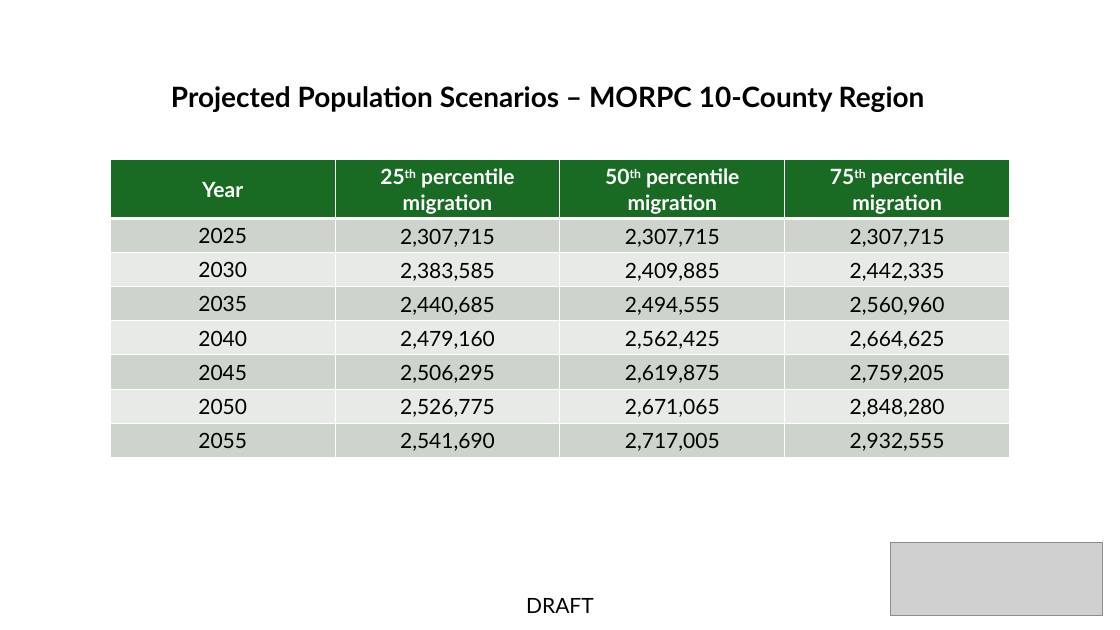
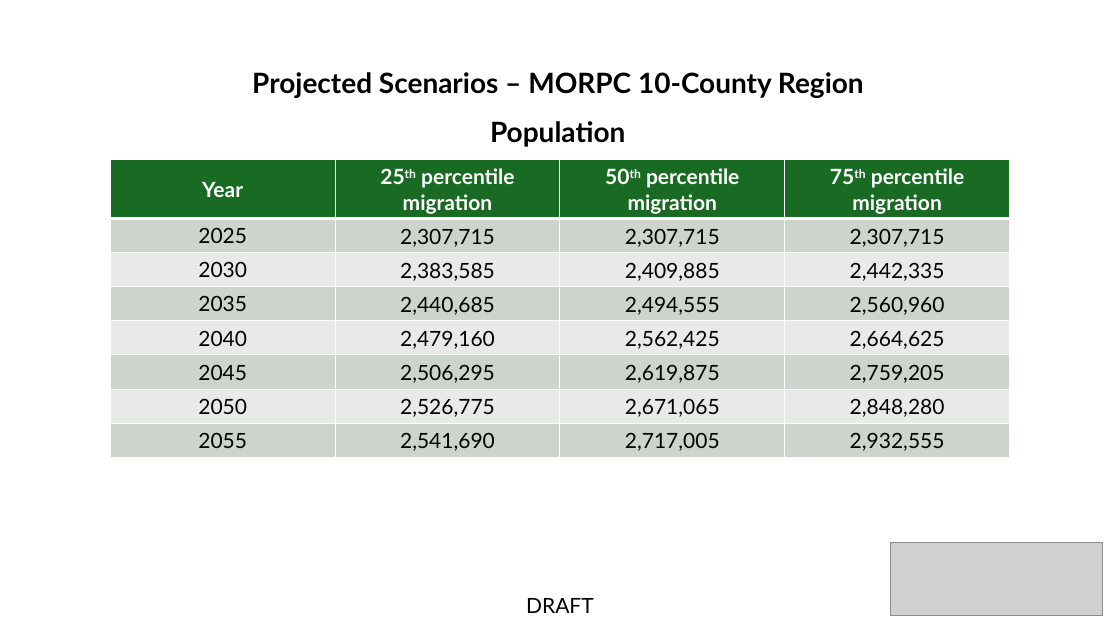
Before and after one commit to morpc/morpc-county-controls, a slide deck: slide 71 of deliverables/MORPC County Projections.pptx (slide 37 before the commit). Drawn at 1120x630 pixels with LibreOffice and Linux fonts; fonts in the diff are those of the drawing; grey boxes stand for pictures. Boxes give left, top, right and bottom in pixels: in the first picture for what was removed or moved away, otherwise in the second. Text is boxed around its words. In the diff, an @@ line names an element or a change of style, - is before the commit and + after.

```diff
--- a/deliverables/MORPC County Projections.pptx
+++ b/deliverables/MORPC County Projections.pptx
@@ text at <box>252,72,864,98</box>: text changed @@
-Projected Population Scenarios – MORPC 10-County Region
+Projected Scenarios – MORPC 10-County Region
@@ text added at <box>490,121,625,147</box>, 24 pt, text #000000, bold @@
+Population
```
Also in this commit, not shown: 23 other slides changed, 46 slides added.
